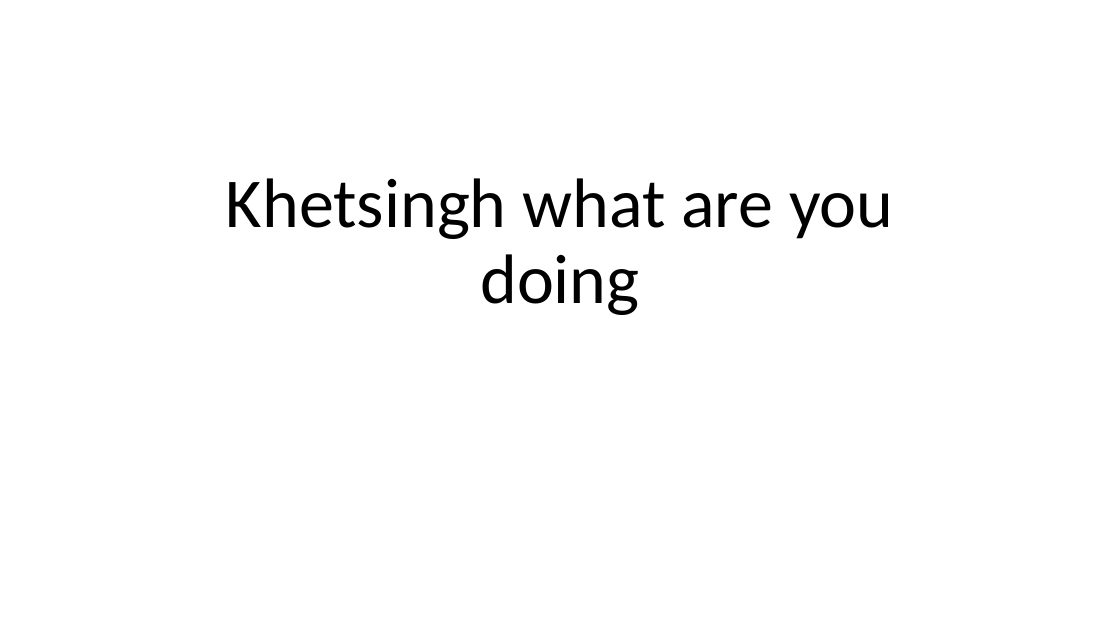
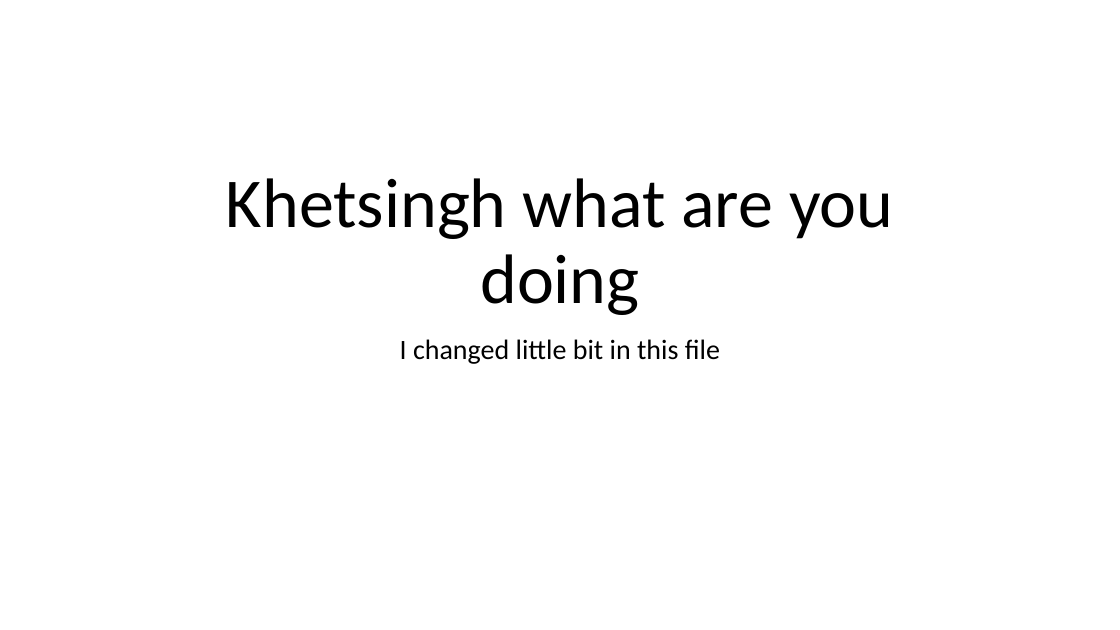
Before and after one commit to khetsingh487/gittutorialdemo, a slide deck: slide 1 of gitpowerpoint.pptx. Drawn at 1120x630 pixels with LibreOffice and Linux fonts; fonts in the diff are those of the drawing. Boxes give left, top, right and bottom in pixels: in the first picture for what was removed or moved away, otherwise in the second. Text is boxed around its words. In the diff, an @@ line names an element or a change of style, - is before the commit and + after.

Commit message:
this commit for new github

```diff
--- a/gitpowerpoint.pptx
+++ b/gitpowerpoint.pptx
@@ subtitle added at (400, 339, 720, 364), 24 pt, text #000000 @@
+I changed little bit in this file
```
